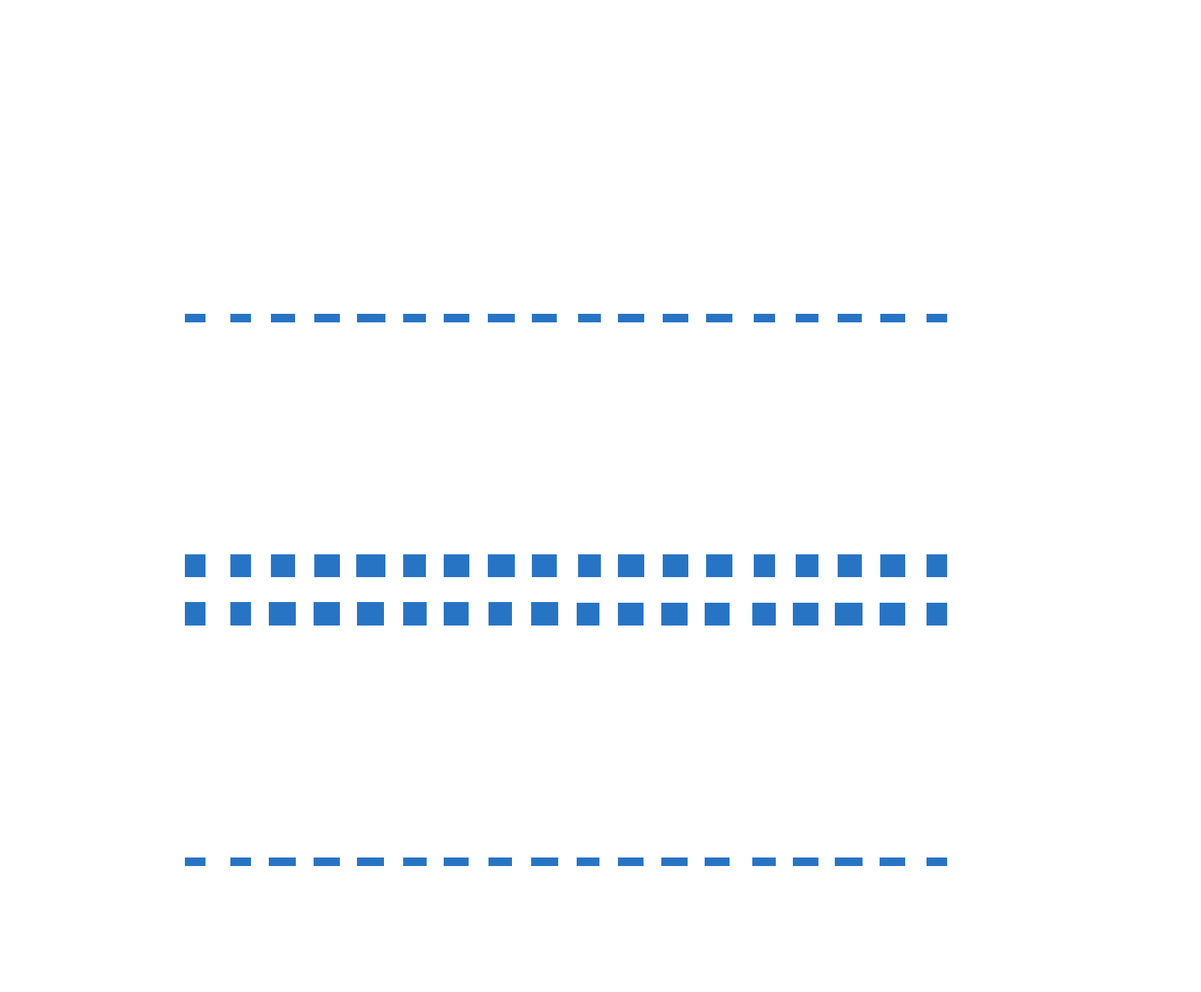
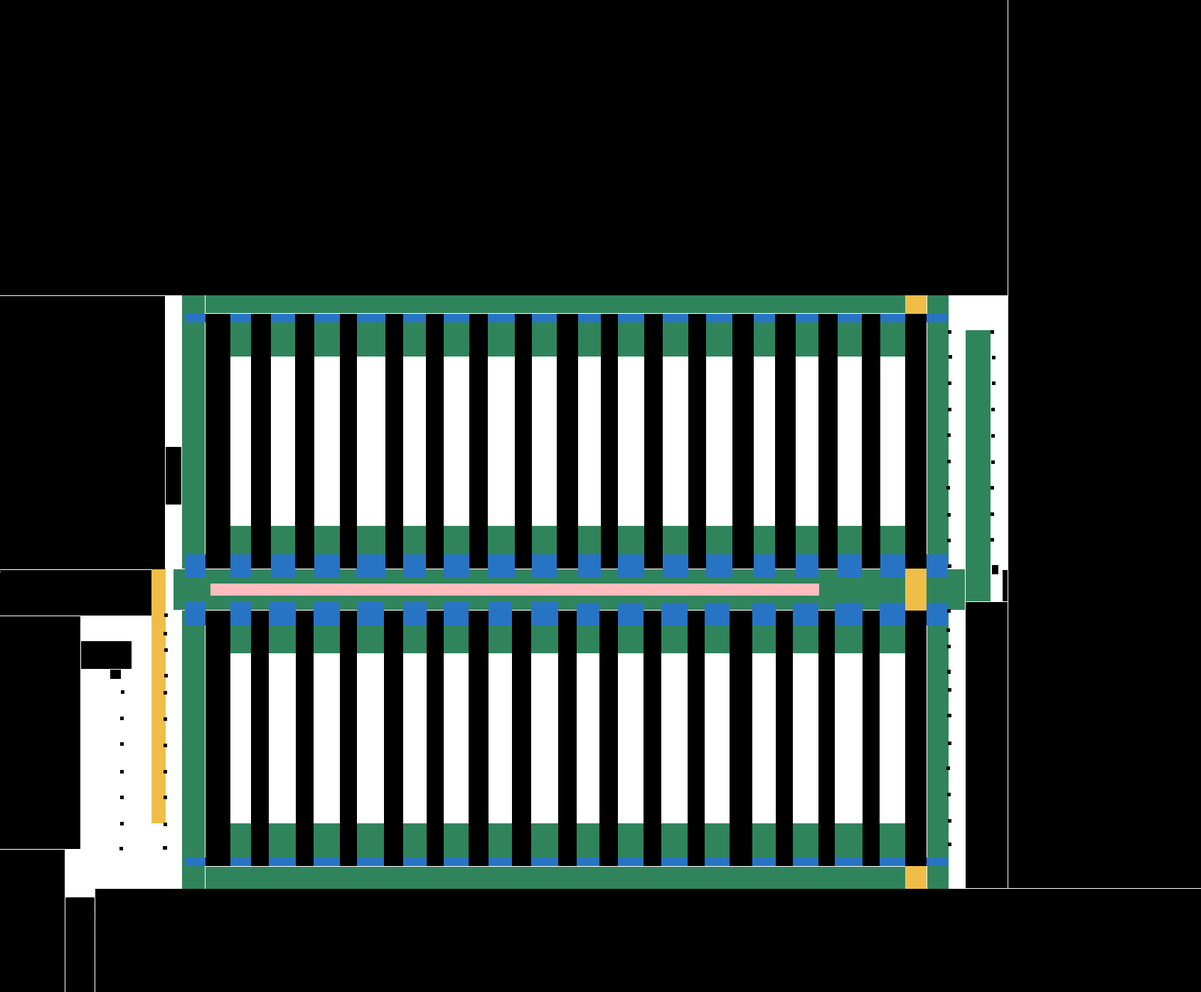
Layer changes from the first 1201x992 image to the second:
showed "Poles" over <box>119,330,999,851</box>
showed "Supervisor's desk" over <box>965,601,1008,888</box>
showed "Racks" over <box>205,313,927,866</box>
showed "Border" over <box>0,0,1201,992</box>
showed "Meeting area" over <box>210,583,820,596</box>
showed "One way West - East" over <box>905,295,927,889</box>
showed "One way East - West", painted on it over <box>150,568,927,824</box>
showed "Warning sounds" over <box>151,295,991,889</box>
